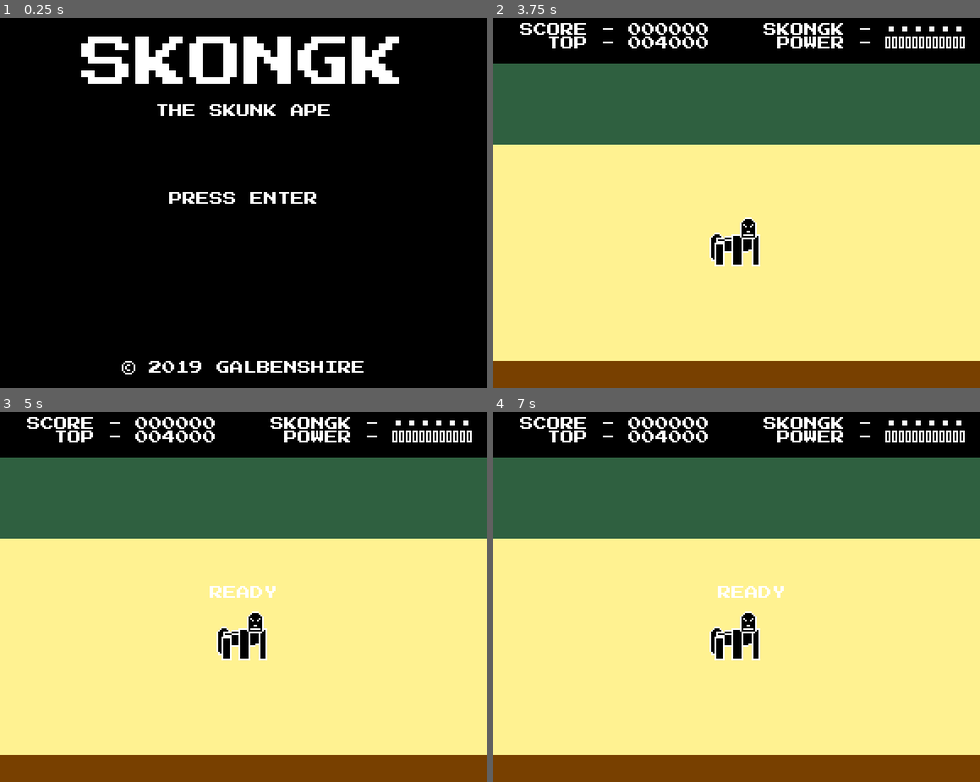
Above: before the commit, frames 1-4 (two rows, left to right).
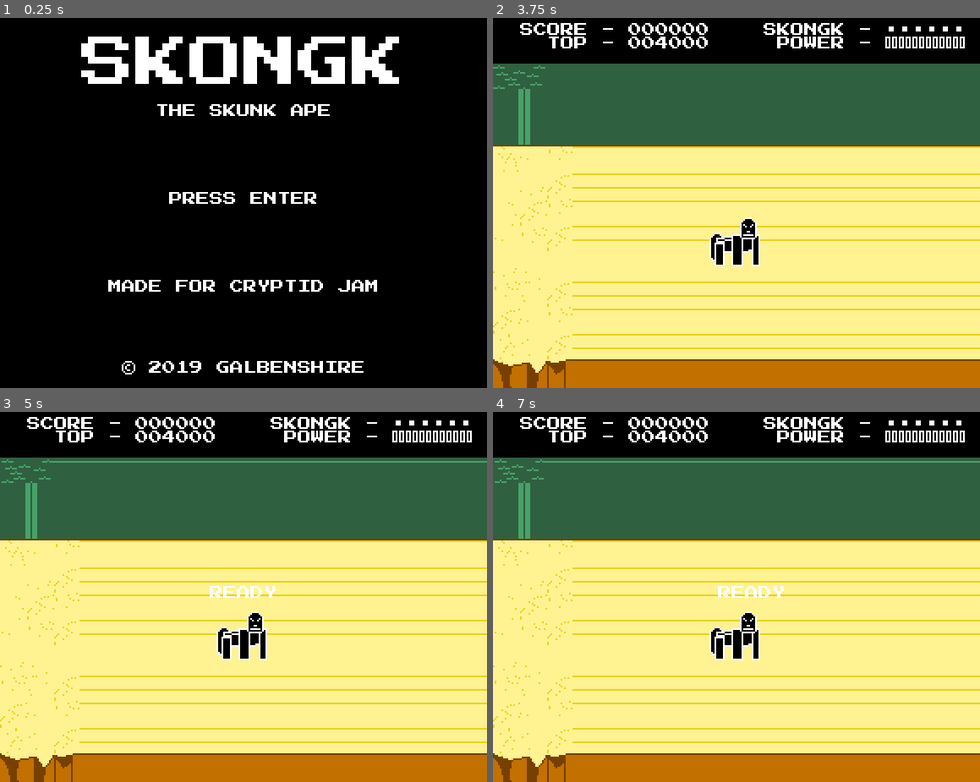
Above: after the commit, the same moments.

Repository: Galbenshire/Skongk---The-Skunk-Ape
Game: Godot game, scene res://menu/MainMenu.tscn
The game is run twice, just before and just after one commit, with the same random seed, the same clock (stepped at 60 frames per second) and the same inputs.
Inputs:
- Up to frame 1 (0.25 s): no input
- Up to frame 2 (3.75 s): tap Enter (ui_accept) at 0.5, 1.52, 1.55, 1.82, 2, 2.3, 3.02, 3.05, 3.32, 3.5 s; hold D (ui_right) 0.53-1.28 s; hold Enter (ui_accept) 0.53-1.28 s; hold S (ui_down) 1.28-2.03 s; tap J (skongk_punch) at 1.35 s; hold D (ui_right) 2.03-2.78 s; hold Shift (skongk_run) 2.03-2.78 s; hold W (ui_up) 2.78-3.53 s; tap K (skongk_skunk_move) at 2.85 s; hold A (ui_left) from 3.53 s (still down); hold Enter (ui_accept) from 3.53 s (still down)
- Up to frame 3 (5 s): keep holding A (ui_left); release Enter (ui_accept) at 4.28 s; tap J (skongk_punch) at 4.35 s; tap Enter (ui_accept) at 4.52, 4.55, 4.82 s
- Up to frame 4 (7 s): tap Enter (ui_accept) at 5, 5.3, 5.75, 6.02, 6.05, 6.32 s; release A (ui_left) at 5.03 s; hold S (ui_down) 5.03-5.78 s; hold Shift (skongk_run) 5.03-5.78 s; hold D (ui_right) 5.78-6.53 s; tap K (skongk_skunk_move) at 5.85 s; hold W (ui_up) from 6.53 s (still down); hold Enter (ui_accept) from 6.53 s (still down)

The runs differ from the first frame. In frame 1, 0.7% of the frame differs, in the area x 22-78%, y 70-74%; in frame 2, 13%; in frame 3, 13%, in the area x 0-100%, y 12-100%; in frame 4, 13%.

Commit message:
- There is now music in the game - Enemies have better sprites; no longer red boxes - More detailed game background

Diff:
--- a/entities/enemies/hunter/Hunter.tscn
+++ b/entities/enemies/hunter/Hunter.tscn
@@ -2,7 +2,7 @@
 
 [ext_resource path="res://entities/enemies/Enemy.tscn" type="PackedScene" id=1]
 [ext_resource path="res://entities/enemies/hunter/hunter.gd" type="Script" id=2]
-[ext_resource path="res://entities/enemies/hunter/HunterPlaceholder.png" type="Texture" id=3]
+[ext_resource path="res://entities/enemies/hunter/Hunter.png" type="Texture" id=3]
 
 [sub_resource type="Animation" id=1]
 resource_name = "attack_hunter"
@@ -34,7 +34,7 @@
 } ]
 }
 
-[node name="Hunter" instance=ExtResource( 1 )]
+[node name="Hunter" index="0" instance=ExtResource( 1 )]
 script = ExtResource( 2 )
 idle_max_range = 10000.0
 attack_animation = "attack_hunter"
@@ -45,6 +45,7 @@
 face_target = 0
 
 [node name="Sprite" parent="." index="2"]
+editor/display_folded = true
 texture = ExtResource( 3 )
 hframes = 3
 
--- a/entities/enemies/hunter/hunter.gd
+++ b/entities/enemies/hunter/hunter.gd
@@ -1,8 +1,15 @@
 extends "res://entities/enemies/enemy.gd"
 
 const BULLET_SCENE := preload("res://entities/enemies/hunter/bullet/HunterBullet.tscn")
+const VARIANTS := [
+	preload("res://entities/enemies/hunter/Hunter.png"),
+	preload("res://entities/enemies/hunter/HunterAlt.png")
+]
 
 onready var BulletOrigin : Position2D = $Sprite/BulletOrigin
+
+func _ready() -> void:
+	$Sprite.texture = VARIANTS[randi() % 2]
 
 func shoot() -> void:
 	var bullet = BULLET_SCENE.instance()
--- a/entities/enemies/photographer/Photographer.tscn
+++ b/entities/enemies/photographer/Photographer.tscn
@@ -2,7 +2,7 @@
 
 [ext_resource path="res://entities/enemies/Enemy.tscn" type="PackedScene" id=1]
 [ext_resource path="res://entities/enemies/photographer/photographer.gd" type="Script" id=2]
-[ext_resource path="res://entities/enemies/photographer/PhotographerPlaceholder.png" type="Texture" id=3]
+[ext_resource path="res://entities/enemies/photographer/Photographer.png" type="Texture" id=3]
 
 [sub_resource type="Animation" id=1]
 resource_name = "attack_photographer"
@@ -37,7 +37,7 @@
 } ]
 }
 
-[node name="Photographer" instance=ExtResource( 1 )]
+[node name="Photographer" index="0" instance=ExtResource( 1 )]
 script = ExtResource( 2 )
 attack_animation = "attack_photographer"
 
--- a/entities/enemies/photographer/photographer.gd
+++ b/entities/enemies/photographer/photographer.gd
@@ -1,6 +1,19 @@
 extends "res://entities/enemies/enemy.gd"
+"""
+Tries to take a picture of Skongk.
+Stuns Skongk, unless they're looking away from the camera.
+"""
+
+const VARIANTS := [
+	preload("res://entities/enemies/photographer/Photographer.png"),
+	preload("res://entities/enemies/photographer/PhotographerAlt.png"),
+	preload("res://entities/enemies/photographer/PhotographerAlt2.png")
+]
 
 onready var FlashHitbox : CollisionPolygon2D = $Sprite/FlashHitbox/Collision
+
+func _ready() -> void:
+	$Sprite.texture = VARIANTS[randi() % 3]
 
 func _can_attack() -> bool:
 	if _current_state != States.IDLE:
--- a/entities/skongk/Skongk.tscn
+++ b/entities/skongk/Skongk.tscn
@@ -18,6 +18,7 @@
 emission_shape = 2
 emission_box_extents = Vector3( 2, 2, 1 )
 flag_disable_z = true
+angular_velocity = -9.88664e-037
 orbit_velocity = 0.0
 orbit_velocity_random = 0.0
 
@@ -58,6 +59,18 @@
 tracks/2/imported = false
 tracks/2/enabled = true
 tracks/2/keys = {
+"times": PoolRealArray( 0 ),
+"transitions": PoolRealArray( 1 ),
+"update": 1,
+"values": [ false ]
+}
+tracks/3/type = "value"
+tracks/3/path = NodePath("Sprite/SleepParticles:emitting")
+tracks/3/interp = 1
+tracks/3/loop_wrap = true
+tracks/3/imported = false
+tracks/3/enabled = true
+tracks/3/keys = {
 "times": PoolRealArray( 0 ),
 "transitions": PoolRealArray( 1 ),
 "update": 1,
@@ -304,7 +317,6 @@
 texture = ExtResource( 3 )
 offset = Vector2( 8, -8 )
 hframes = 4
-frame = 3
 
 [node name="PunchHitbox" type="Area2D" parent="Sprite"]
 editor/display_folded = true
--- a/game/Game.tscn
+++ b/game/Game.tscn
@@ -1,30 +1,52 @@
-[gd_scene load_steps=9 format=2]
+[gd_scene load_steps=13 format=2]
 
 [ext_resource path="res://game/game.gd" type="Script" id=1]
-[ext_resource path="res://game/GameBackground.png" type="Texture" id=2]
-[ext_resource path="res://entities/skongk/Skongk.tscn" type="PackedScene" id=3]
-[ext_resource path="res://game/enemy_spawner/EnemySpawner.tscn" type="PackedScene" id=4]
-[ext_resource path="res://ui/hud/HUD.tscn" type="PackedScene" id=5]
-[ext_resource path="res://ui/MainTheme.tres" type="Theme" id=6]
+[ext_resource path="res://game/SwampWater1.png" type="Texture" id=2]
+[ext_resource path="res://game/SwampWater2.png" type="Texture" id=3]
+[ext_resource path="res://game/GameBackground.png" type="Texture" id=4]
+[ext_resource path="res://entities/skongk/Skongk.tscn" type="PackedScene" id=5]
+[ext_resource path="res://game/enemy_spawner/EnemySpawner.tscn" type="PackedScene" id=6]
+[ext_resource path="res://ui/hud/HUD.tscn" type="PackedScene" id=7]
+[ext_resource path="res://ui/MainTheme.tres" type="Theme" id=8]
+[ext_resource path="res://game/music/mega-hyper-ultrastorm-by-kevin-macleod.ogg" type="AudioStream" id=9]
 
-[sub_resource type="RectangleShape2D" id=1]
+[sub_resource type="AnimatedTexture" id=1]
+flags = 2
+frames = 2
+fps = 1.0
+frame_0/texture = ExtResource( 2 )
+frame_1/texture = ExtResource( 3 )
+frame_1/delay_sec = 0.0
+
+[sub_resource type="RectangleShape2D" id=2]
 extents = Vector2( 144, 8 )
 
-[sub_resource type="RectangleShape2D" id=2]
+[sub_resource type="RectangleShape2D" id=3]
 extents = Vector2( 8, 64 )
 
 [node name="Game" type="Node"]
 script = ExtResource( 1 )
 
 [node name="Playfield" type="Node2D" parent="."]
+editor/display_folded = true
+
+[node name="Swamp" type="Sprite" parent="Playfield"]
+position = Vector2( 0, 32 )
+texture = SubResource( 1 )
+centered = false
+region_enabled = true
+region_rect = Rect2( 0, 0, 288, 48 )
 
 [node name="GameBackground" type="Sprite" parent="Playfield"]
-position = Vector2( 144, 128 )
-texture = ExtResource( 2 )
+position = Vector2( 0, 80 )
+texture = ExtResource( 4 )
+centered = false
+region_enabled = true
+region_rect = Rect2( 0, 0, 288, 144 )
 
 [node name="Entities" type="YSort" parent="Playfield"]
 
-[node name="Skongk" parent="Playfield/Entities" instance=ExtResource( 3 )]
+[node name="Skongk" parent="Playfield/Entities" instance=ExtResource( 5 )]
 position = Vector2( 144, 144 )
 
 [node name="Boundaries" type="StaticBody2D" parent="Playfield"]
@@ -33,29 +55,30 @@
 
 [node name="Top" type="CollisionShape2D" parent="Playfield/Boundaries"]
 position = Vector2( 144, 72 )
-shape = SubResource( 1 )
+shape = SubResource( 2 )
 
 [node name="Bottom" type="CollisionShape2D" parent="Playfield/Boundaries"]
 position = Vector2( 144, 216 )
-shape = SubResource( 1 )
+shape = SubResource( 2 )
 
 [node name="Left" type="CollisionShape2D" parent="Playfield/Boundaries"]
 position = Vector2( 0, 144 )
-shape = SubResource( 2 )
+shape = SubResource( 3 )
 
 [node name="Right" type="CollisionShape2D" parent="Playfield/Boundaries"]
 position = Vector2( 288, 144 )
-shape = SubResource( 2 )
+shape = SubResource( 3 )
 
-[node name="EnemySpawner" parent="Playfield" instance=ExtResource( 4 )]
+[node name="EnemySpawner" parent="Playfield" instance=ExtResource( 6 )]
 position = Vector2( 144, 144 )
 spawn_node_path = NodePath("../Entities")
 
 [node name="GUI" type="Control" parent="."]
+editor/display_folded = true
 anchor_right = 1.0
 anchor_bottom = 1.0
 
-[node name="HUD" parent="GUI" instance=ExtResource( 5 )]
+[node name="HUD" parent="GUI" instance=ExtResource( 7 )]
 
 [node name="Ready" type="Label" parent="GUI"]
 anchor_left = 0.5
@@ -82,12 +105,17 @@
 margin_right = 216.0
 margin_bottom = 7.0
 rect_pivot_offset = Vector2( 36, 7 )
-theme = ExtResource( 6 )
+theme = ExtResource( 8 )
 text = "GAME OVER"
 align = 1
 valign = 1
 
 [node name="GUITween" type="Tween" parent="GUI"]
+
+[node name="Music" type="AudioStreamPlayer" parent="."]
+stream = ExtResource( 9 )
+volume_db = -8.0
+autoplay = true
 [connection signal="asleep" from="Playfield/Entities/Skongk" to="." method="_on_Skongk_asleep"]
 [connection signal="awakeness_changed" from="Playfield/Entities/Skongk" to="." method="_on_Skongk_awakeness_changed"]
 [connection signal="power_changed" from="Playfield/Entities/Skongk" to="." method="_on_Skongk_power_changed"]
--- a/game/game.gd
+++ b/game/game.gd
@@ -42,8 +42,11 @@
 func _on_Skongk_asleep():
 	var gui_tween = $GUI/GUITween
 	var game_over_label = $GUI/GameOver
+	var music = $Music
 
 	gui_tween.interpolate_property(game_over_label, "rect_position:x", game_over_label.rect_position.x,
 			game_over_label.rect_position.x - 180, 1.0, Tween.TRANS_QUAD, Tween.EASE_OUT)
+	gui_tween.interpolate_property(music, "volume_db", -8.0, -50.0, 2.0, Tween.TRANS_SINE, Tween.EASE_IN)
+	gui_tween.interpolate_callback(music, 2.05, "stop")
 	gui_tween.interpolate_callback(self, 4.0, "_end_game")
 	gui_tween.start()
--- a/menu/MainMenu.tscn
+++ b/menu/MainMenu.tscn
@@ -78,6 +78,17 @@
 margin_bottom = -8.0
 text = "© 2019 GALBENSHIRE"
 
+[node name="Copyright2" type="Label" parent="."]
+anchor_left = 0.5
+anchor_top = 1.0
+anchor_right = 0.5
+anchor_bottom = 1.0
+margin_left = -80.0
+margin_top = -64.0
+margin_right = 80.0
+margin_bottom = -56.0
+text = "MADE FOR CRYPTID JAM"
+
 [node name="AnimationPlayer" type="AnimationPlayer" parent="."]
 autoplay = "press_start_blink"
 anims/press_start_blink = SubResource( 2 )
--- a/project.godot
+++ b/project.godot
@@ -22,7 +22,7 @@
 
 config/name="Skongk"
 run/main_scene="res://menu/MainMenu.tscn"
-config/icon="res://icon.png"
+config/icon="res://SkongkIcon.png"
 
 [display]
 
Binary file added: SkongkIcon.png
Binary file added: entities/enemies/hunter/Hunter.png
Binary file added: entities/enemies/hunter/HunterAlt.png
Binary file added: entities/enemies/photographer/Photographer.png
Binary file added: entities/enemies/photographer/PhotographerAlt.png
Binary file added: entities/enemies/photographer/PhotographerAlt2.png
Not shown: 1 places in game/Game.tscn that only renumber resources
Binary file changed: game/GameBackground.png
Binary file added: game/SwampWater1.png
Binary file added: game/SwampWater2.png
Not shown, added: game/music/mega-hyper-ultrastorm-by-kevin-macleod.ogg
